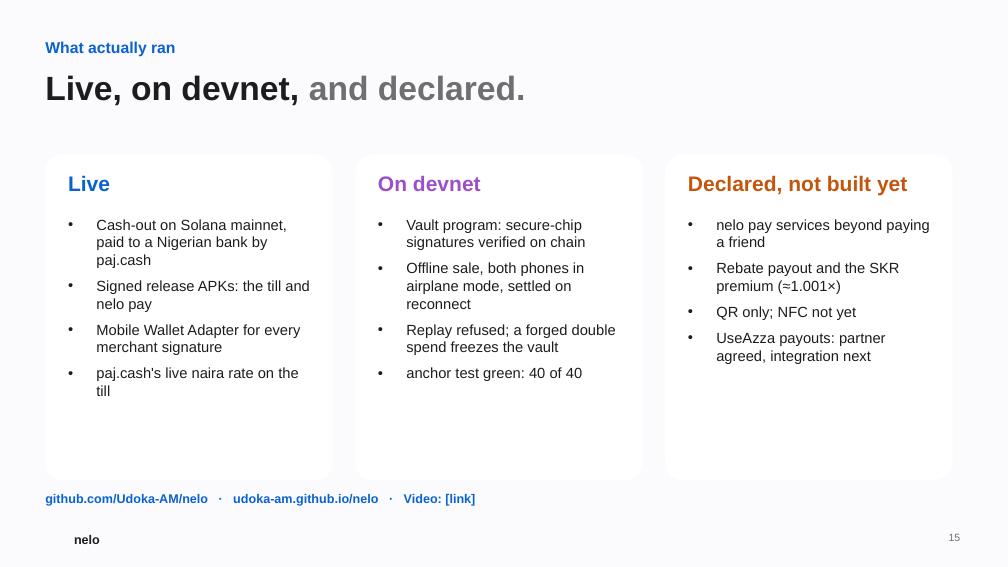
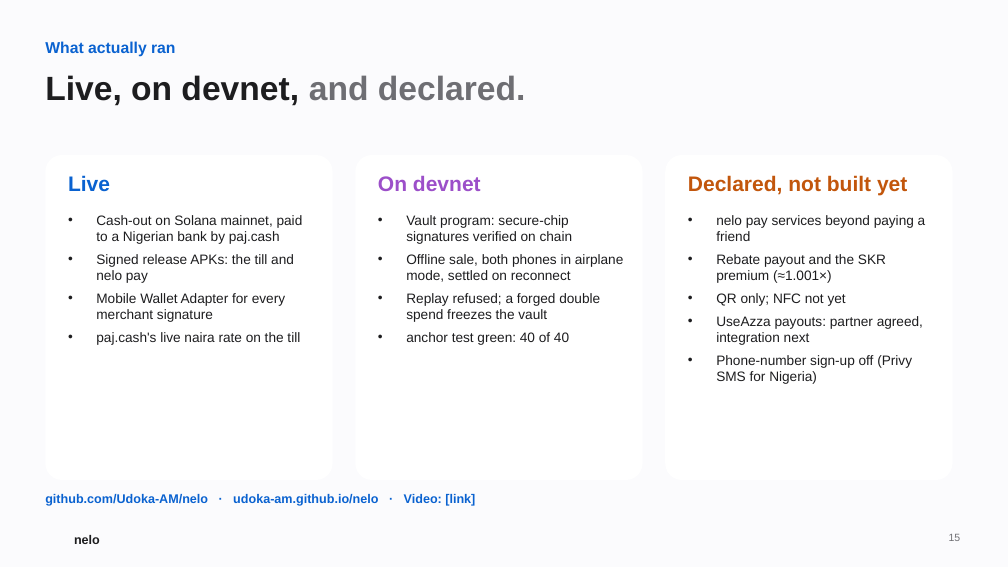
Before and after one commit to Udoka-AM/nelo, a slide deck: slide 15 of docs/deck/nelo-deck.pptx. Drawn at 1008x567 pixels with LibreOffice and Linux fonts; fonts in the diff are those of the drawing; background and template pictures are left out. Boxes give left, top, right and bottom in pixels: in the first picture for what was removed or moved away, otherwise in the second. Text is boxed around its words. In the diff, an @@ line names an element or a change of style, - is before the commit and + after.

Commit message:
Deck: keep the Privy sign-up stub on 'What actually ran'
Phone-number sign-up being off (Privy SMS for Nigeria) is listed again
alongside UseAzza, so every declared stub stays on the slide.

```diff
--- a/docs/deck/nelo-deck.pptx
+++ b/docs/deck/nelo-deck.pptx
@@ text "Cash-out on Solana mainnet, paid ..." at (x1=96, y1=215, x2=303, y2=345): size 14 to 13 pt; less space between paragraphs @@
@@ text "Vault program: secure-chip signatures verified ..." at (x1=406, y1=215, x2=623, y2=345): size 14 to 13 pt; less space between paragraphs @@
@@ text at (x1=716, y1=215, x2=926, y2=345): size 14 to 13 pt in "nelo pay services beyond paying a friend", "Rebate payout and the SKR premium (≈1.001×)", "QR only; NFC not yet", "UseAzza payouts: partner agreed, integration next"; less space between paragraphs @@
@@ text at (x1=716, y1=355, x2=912, y2=384): paragraph added @@
+• Phone-number sign-up off (Privy SMS for Nigeria)
```
